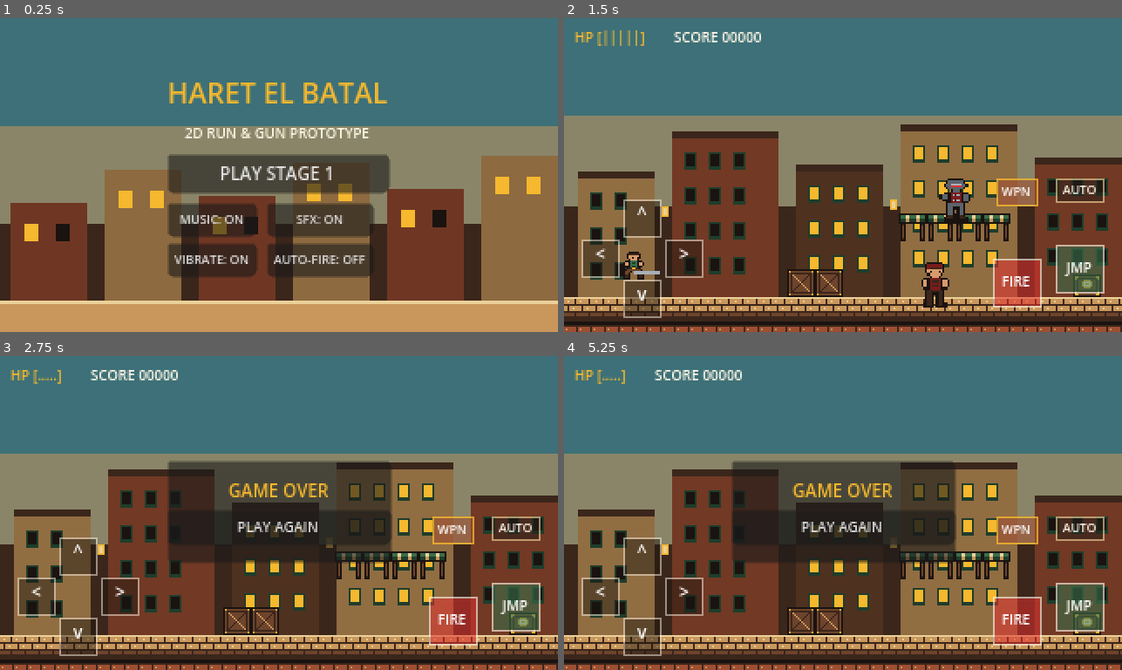
Above: before the commit, frames 1-4 (two rows, left to right).
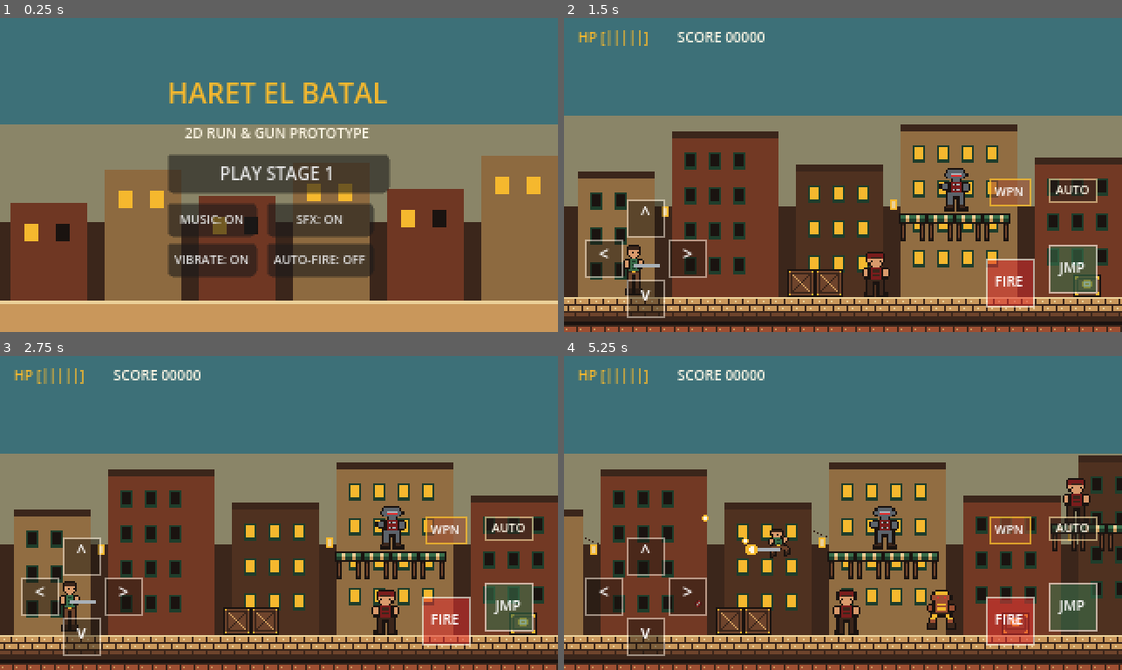
Above: after the commit, the same moments.

Repository: zikaasd86-dev/haret-el-batal
Game: Godot game, scene res://scenes/ui/MainMenu.tscn
Two runs of this game, one before a commit and one after it. Both use one fixed random seed, a clock stepped at 60 frames per second and the inputs below.
Inputs (mouse positions are in pixels of both pictures, inside the frame that each line leads up to):
- Up to frame 1 (0.25 s): no input
- Up to frame 2 (1.5 s): click "PLAY STAGE 1" at 0.5 s; click (843, 187) at 1.25 s, where only the run before the commit has a clickable "PLAY AGAIN"
- Up to frame 3 (2.75 s): click (279, 525) at 2 s, where only the run before the commit has a clickable "PLAY AGAIN"
- Up to frame 4 (5.25 s): click (843, 525) at 2.75 s, where only the run before the commit has a clickable "PLAY AGAIN"; hold S (aim_down) 3.53-4.28 s; hold D (move_right) 3.53-5.03 s; tap Space (jump) at 3.77, 4.52 s; tap W (aim_up) at 4.35 s; hold A (move_left) from 5.03 s (still down); hold J (fire) from 5.03 s (still down)

The runs differ from the first frame. In frame 1, 0.6% of the frame differs, in the area x 0-100%, y 33-66%; in frame 2, 5.8%; in frame 3, 16%; in frame 4, 45%, in the area x 0-100%, y 3-100%.

Commit message:
Fix wide-screen mobile stretch (keep_height) and TileSet collision order

Diff:
--- a/project.godot
+++ b/project.godot
@@ -24,7 +24,7 @@
 window/size/window_width_override=960
 window/size/window_height_override=540
 window/stretch/mode="viewport"
-window/stretch/aspect="keep"
+window/stretch/aspect="keep_height"
 window/handheld/orientation=6
 
 [input]
--- a/scenes/ui/HUD.tscn
+++ b/scenes/ui/HUD.tscn
@@ -7,10 +7,13 @@
 script = ExtResource("1_hud")
 
 [node name="TopBar" type="HBoxContainer" parent="."]
-offset_left = 6.0
+anchors_preset = 10
+anchor_right = 1.0
+offset_left = 8.0
 offset_top = 4.0
-offset_right = 314.0
+offset_right = -8.0
 offset_bottom = 18.0
+grow_horizontal = 2
 theme_override_constants/separation = 16
 
 [node name="HPLabel" type="Label" parent="TopBar"]
@@ -27,10 +30,14 @@
 
 [node name="BossBox" type="VBoxContainer" parent="."]
 visible = false
-offset_left = 90.0
+anchors_preset = 5
+anchor_left = 0.5
+anchor_right = 0.5
+offset_left = -70.0
 offset_top = 18.0
-offset_right = 230.0
+offset_right = 70.0
 offset_bottom = 36.0
+grow_horizontal = 2
 theme_override_constants/separation = 2
 
 [node name="BossLabel" type="Label" parent="BossBox"]
@@ -49,10 +56,17 @@
 
 [node name="EndPanel" type="PanelContainer" parent="."]
 visible = false
-offset_left = 96.0
-offset_top = 60.0
-offset_right = 224.0
-offset_bottom = 118.0
+anchors_preset = 8
+anchor_left = 0.5
+anchor_top = 0.5
+anchor_right = 0.5
+anchor_bottom = 0.5
+offset_left = -64.0
+offset_top = -29.0
+offset_right = 64.0
+offset_bottom = 29.0
+grow_horizontal = 2
+grow_vertical = 2
 
 [node name="VBox" type="VBoxContainer" parent="EndPanel"]
 layout_mode = 2
--- a/scripts/levels/Level1.gd
+++ b/scripts/levels/Level1.gd
@@ -47,6 +47,10 @@
 	if not is_instance_valid(player):
 		return
 
+	var half_w := get_viewport().get_visible_rect().size.x * 0.5
+	var max_cam_x := float(LEVEL_TILES_W * TILE_SIZE) - half_w
+	var boss_cam_x := max_cam_x
+
 	# تثبيت الكاميرا عند دخول ساحة الزعيم
 	if not _boss_locked and player.global_position.x >= BOSS_TRIGGER_X:
 		_boss_locked = true
@@ -55,11 +59,11 @@
 
 	var target_x: float
 	if _boss_locked:
-		target_x = BOSS_CAM_X
+		target_x = boss_cam_x
 		# منع البطل من الخروج يسار ساحة الزعيم
-		player.global_position.x = maxf(player.global_position.x, BOSS_CAM_X - 152.0)
+		player.global_position.x = maxf(player.global_position.x, boss_cam_x - half_w + 8.0)
 	else:
-		target_x = clampf(player.global_position.x + 28.0, 160.0, BOSS_CAM_X)
+		target_x = clampf(player.global_position.x + 28.0, half_w, boss_cam_x)
 
 	camera.global_position.x = lerpf(camera.global_position.x, target_x, minf(1.0, delta * 8.0))
 	camera.global_position.y = 90.0
@@ -223,6 +227,8 @@
 	var source := TileSetAtlasSource.new()
 	source.texture = atlas_tex
 	source.texture_region_size = Vector2i(TILE_SIZE, TILE_SIZE)
+	# مهم جداً في Godot 4: يجب إضافة الـ Source للـ TileSet قبل إنشاء البلاطات ومضلعات التصادم
+	ts.add_source(source, 0)
 
 	for i in range(4):
 		var coords := Vector2i(i, 0)
@@ -245,7 +251,6 @@
 			data.add_collision_polygon(0)
 			data.set_collision_polygon_points(0, 0, poly)
 
-	ts.add_source(source, 0)
 	return ts
 
 
--- a/scripts/ui/MainMenu.gd
+++ b/scripts/ui/MainMenu.gd
@@ -19,21 +19,26 @@
 
 
 func _draw() -> void:
-	# خلفية غسق الحارة المصرية مع مباني وفوانيس
-	draw_rect(Rect2(0, 0, 320, 65), Palette.C_TEAL)
-	draw_rect(Rect2(0, 62, 320, 58), Palette.C_SAND.lerp(Palette.C_TEAL, 0.45))
-	draw_rect(Rect2(0, 118, 320, 62), Palette.C_DARK_BROWN)
+	# خلفية غسق الحارة المصرية تملأ عرض الشاشة بالكامل مهما كانت نسبة الموبايل
+	var w := maxf(320.0, size.x)
+	var h := maxf(180.0, size.y)
+	draw_rect(Rect2(0, 0, w, h * 0.36), Palette.C_TEAL)
+	draw_rect(Rect2(0, h * 0.34, w, h * 0.33), Palette.C_SAND.lerp(Palette.C_TEAL, 0.45))
+	draw_rect(Rect2(0, h * 0.65, w, h * 0.35), Palette.C_DARK_BROWN)
 
-	for i in range(6):
-		var bx := 6.0 + i * 54.0
+	var bx := 6.0
+	var i := 0
+	while bx < w:
 		var bh := 56.0 + float((i * 19) % 34)
-		var by := 162.0 - bh
+		var by := h - 18.0 - bh
 		draw_rect(Rect2(bx, by, 44, bh), Palette.C_BRICK.darkened(0.3) if i % 2 == 0 else Palette.C_SAND.darkened(0.3))
 		draw_rect(Rect2(bx + 8, by + 12, 8, 10), Palette.C_GOLD)
 		draw_rect(Rect2(bx + 26, by + 12, 8, 10), Palette.C_GOLD if i % 2 == 1 else Palette.C_BLACK)
+		bx += 54.0
+		i += 1
 
-	draw_rect(Rect2(0, 162, 320, 18), Palette.C_SAND)
-	draw_rect(Rect2(0, 162, 320, 2), Palette.C_CREAM)
+	draw_rect(Rect2(0, h - 18.0, w, 18.0), Palette.C_SAND)
+	draw_rect(Rect2(0, h - 18.0, w, 2.0), Palette.C_CREAM)
 
 
 func _on_play_pressed() -> void:
--- a/scripts/ui/TouchControls.gd
+++ b/scripts/ui/TouchControls.gd
@@ -2,6 +2,8 @@
 ## واجهة التحكم اللمسي للموبايل - "حارة البطل"
 ## أزرار شفافة: D-Pad (يدعم الـ 8 اتجاهات مع السحب) + قفز + إطلاق نار + تبديل السلاح + إطلاق تلقائي
 
+@onready var dpad_root: Node2D = $DPad
+@onready var actions_root: Node2D = $Actions
 @onready var btn_left: TouchScreenButton = $DPad/BtnLeft
 @onready var btn_right: TouchScreenButton = $DPad/BtnRight
 @onready var btn_up: TouchScreenButton = $DPad/BtnUp
@@ -16,8 +18,17 @@
 
 func _ready() -> void:
 	_setup_button_textures()
+	_layout_for_screen()
+	get_viewport().size_changed.connect(_layout_for_screen)
 	GameState.autofire_changed.connect(_on_autofire_changed)
 	_on_autofire_changed(GameState.auto_fire_enabled)
+
+
+## توزيع الأزرار اللمسية على أقصى اليسار وأقصى اليمين لتناسب كل شاشات الموبايل العريضة
+func _layout_for_screen() -> void:
+	var vp := get_viewport().get_visible_rect().size
+	dpad_root.position = Vector2(12.0, vp.y - 76.0)
+	actions_root.position = Vector2(vp.x - 84.0, vp.y - 72.0)
 
 
 func _setup_button_textures() -> void:
